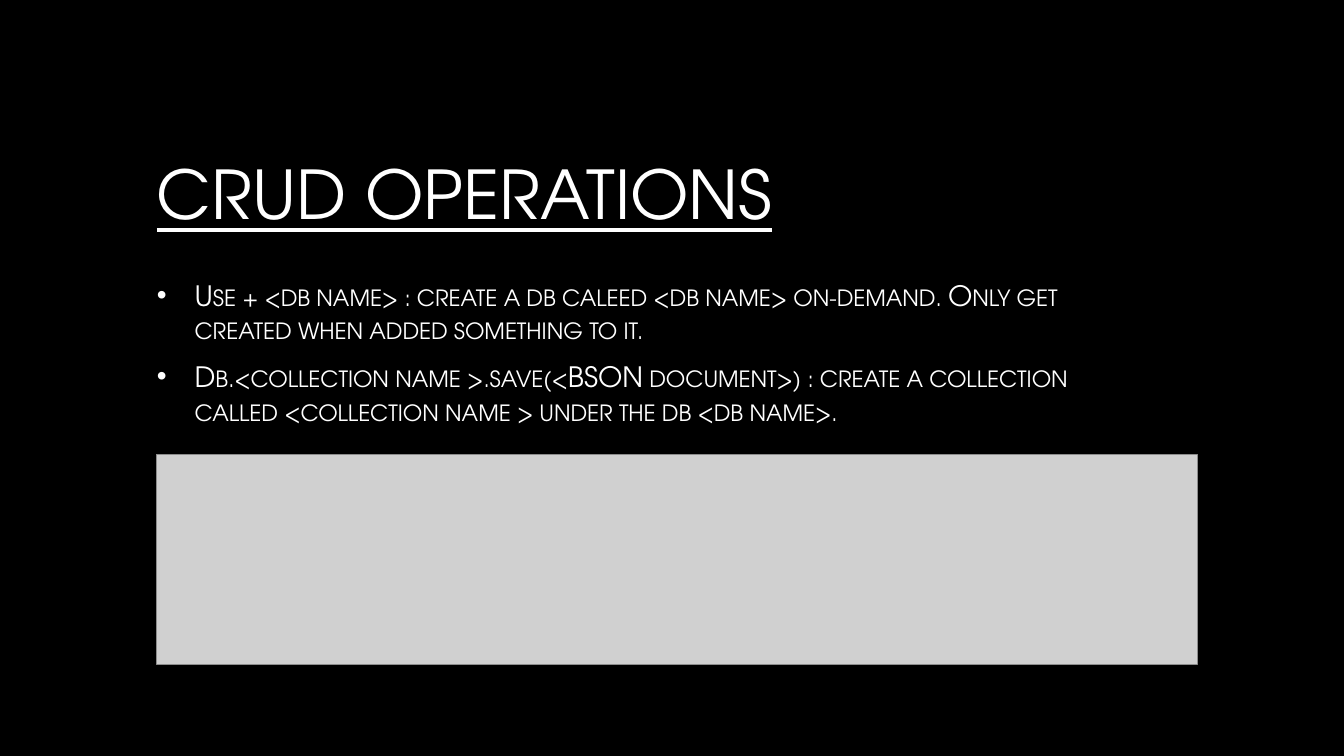
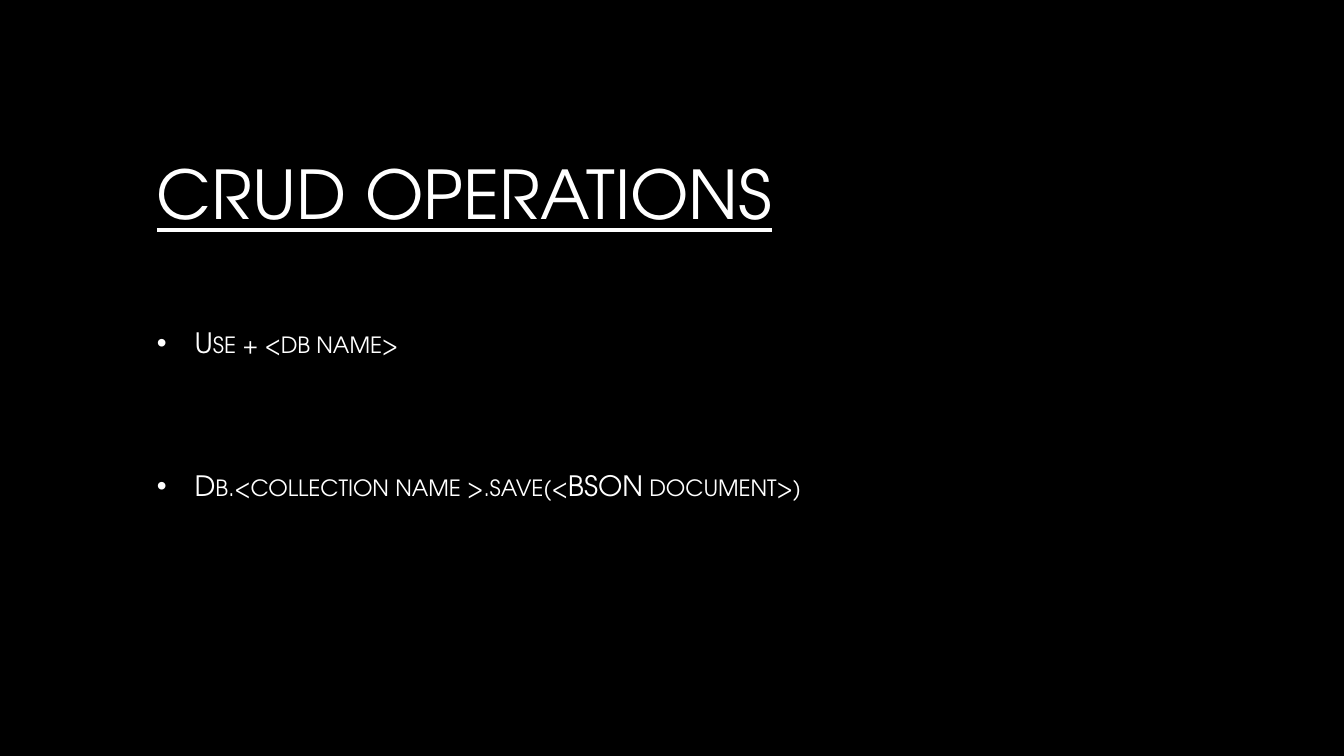
Before and after one commit to fnaticTrucMinh/UIT_AEP_BigDataRESEARCH, a slide deck: slide 14 of MongoDB/MongoDB.pptx (slide 9 before the commit). Drawn at 1344x756 pixels with LibreOffice and Linux fonts; fonts in the diff are those of the drawing; grey boxes stand for pictures; background and template pictures are left out. Boxes give left, top, right and bottom in pixels: in the first picture for what was removed or moved away, otherwise in the second. Text is boxed around its words. In the diff, an @@ line names an element or a change of style, - is before the commit and + after.

Commit message:
[UPDATE] pptx file

```diff
--- a/MongoDB/MongoDB.pptx
+++ b/MongoDB/MongoDB.pptx
@@ text at [215,336,801,501]: text changed @@
-• Use + <db name> : create a db caleed <db name> on-demand. Only get created when added something to it.
-• Db.<collection name >.save(<BSON document>) : create a collection called <collection name > under the db <db name>.
+• Use + <db name>
+• Db.<collection name >.save(<BSON document>)
@@ picture removed at [156,455,1198,664] @@
```
Also in this commit, not shown: 6 other slides changed, 8 slides added, 1 slide removed.
